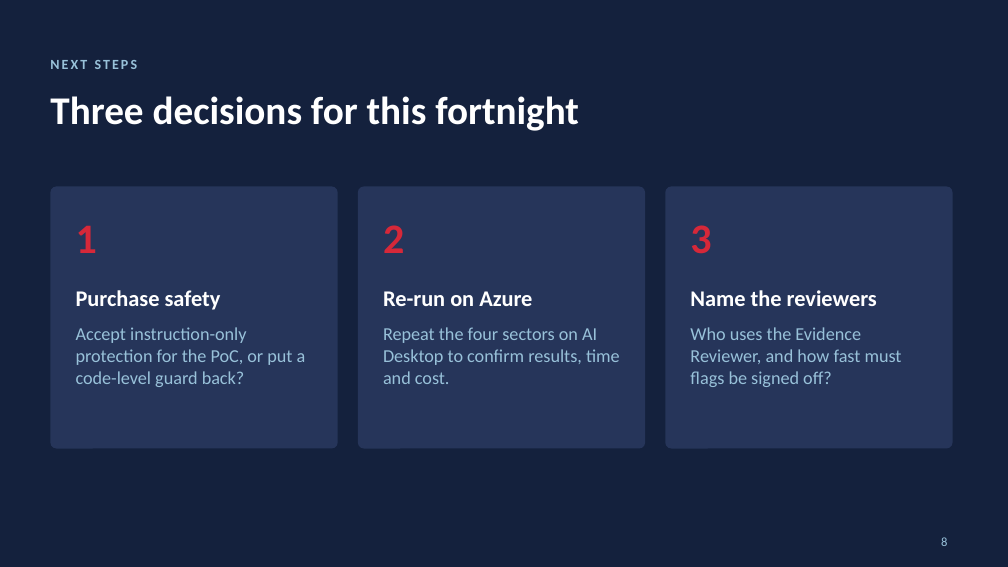
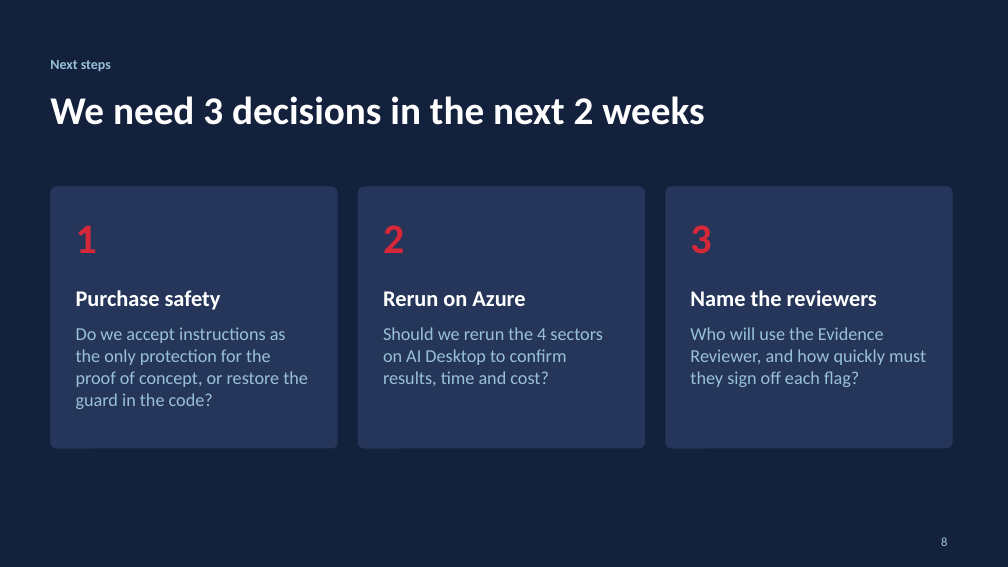
Before and after one commit to roflov2/browser-automation, a slide deck: slide 8 of docs/Drip_Pricing_PoC_update_2026-11-24.pptx. Drawn at 1008x567 pixels with LibreOffice and Linux fonts; fonts in the diff are those of the drawing. Boxes give left, top, right and bottom in pixels: in the first picture for what was removed or moved away, otherwise in the second. Text is boxed around its words. In the diff, an @@ line names an element or a change of style, - is before the commit and + after.

```diff
--- a/docs/Drip_Pricing_PoC_update_2026-11-24.pptx
+++ b/docs/Drip_Pricing_PoC_update_2026-11-24.pptx
@@ text at box(50, 60, 111, 71): text changed @@
-NEXT STEPS
+Next steps
@@ title at box(50, 96, 704, 125): text changed @@
-Three decisions for this fortnight
+We need 3 decisions in the next 2 weeks
@@ text at box(383, 291, 525, 306): text changed @@
-Re-run on Azure
+Rerun on Azure
@@ text at box(76, 327, 308, 409): text changed @@
-Accept instruction-only protection for the PoC, or put a code-level guard back?
+Do we accept instructions as the only protection for the proof of concept, or restore the guard in the code?
@@ text at box(383, 327, 602, 386): text changed @@
-Repeat the four sectors on AI Desktop to confirm results, time and cost.
+Should we rerun the 4 sectors on AI Desktop to confirm results, time and cost?
@@ text at box(690, 327, 926, 387): text changed @@
-Who uses the Evidence Reviewer, and how fast must flags be signed off?
+Who will use the Evidence Reviewer, and how quickly must they sign off each flag?
```
Also in this commit, not shown: 7 other slides changed.
